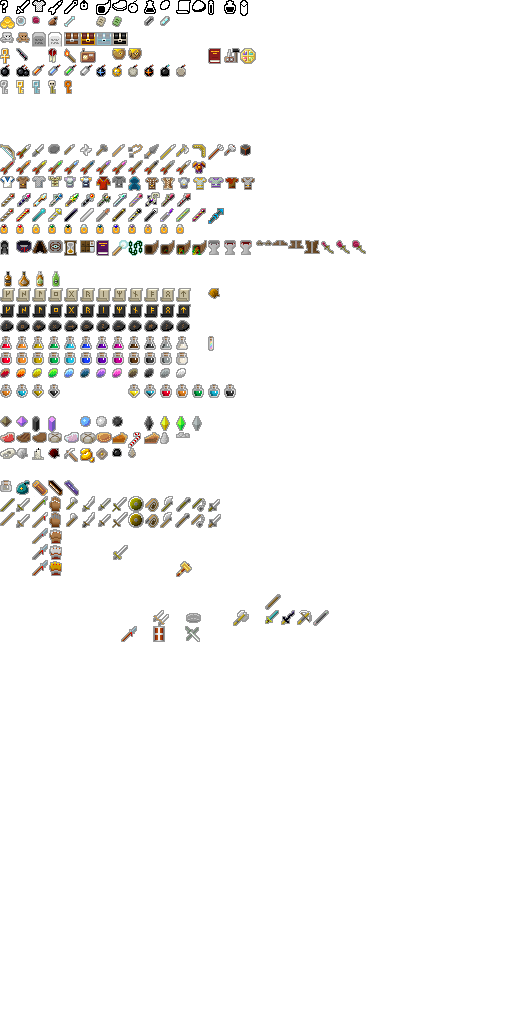
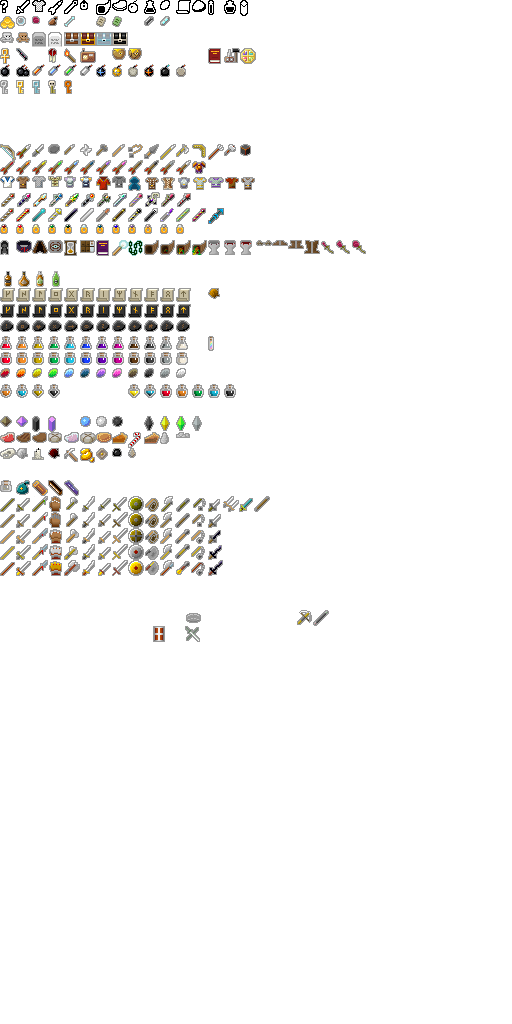
Before/after of a (512, 1024) layered artwork. What changed in the layer stack:
painted on "items.png" over bbox(0, 496, 295, 642)
